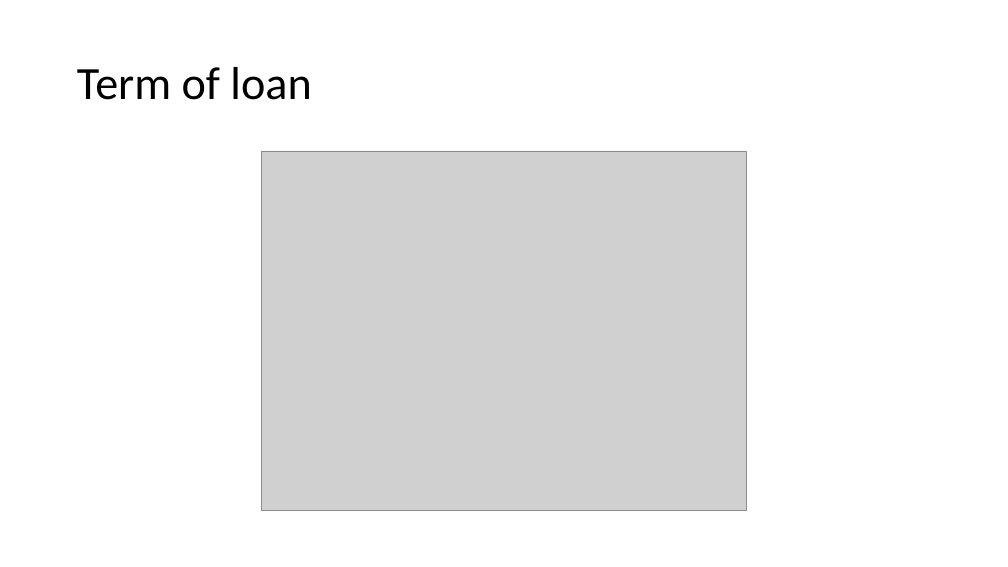
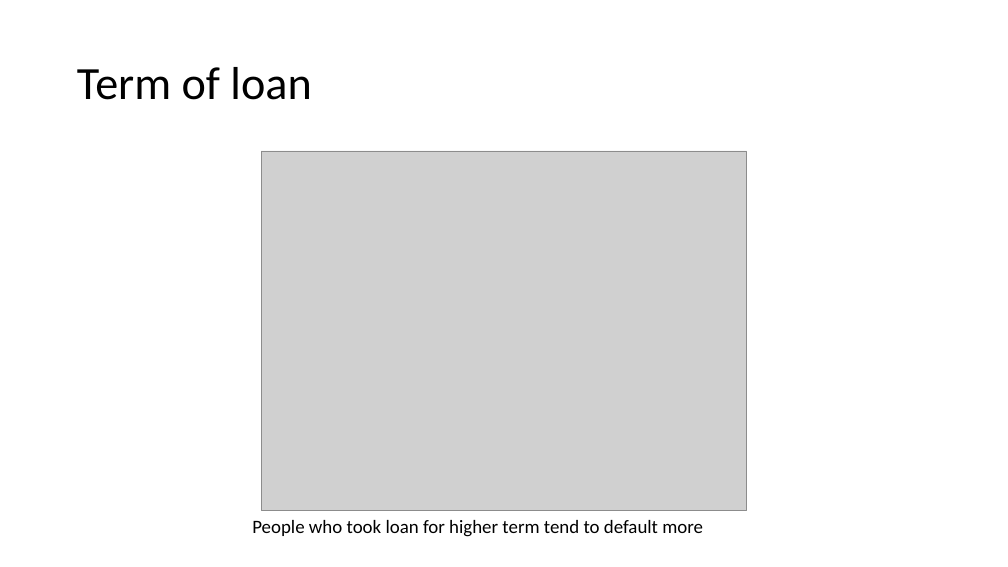
Before and after one commit to vjereme/Lending_Club_CaseStudy, a slide deck: slide 13 of Lending_Club_CaseStudy_Syed_Jereme.pptx (slide 15 before the commit). Drawn at 1008x567 pixels with LibreOffice and Linux fonts; fonts in the diff are those of the drawing; grey boxes stand for pictures. Boxes give left, top, right and bottom in pixels: in the first picture for what was removed or moved away, otherwise in the second. Text is boxed around its words. In the diff, an @@ line names an element or a change of style, - is before the commit and + after.

```diff
--- a/Lending_Club_CaseStudy_Syed_Jereme.pptx
+++ b/Lending_Club_CaseStudy_Syed_Jereme.pptx
@@ text added at [252, 520, 703, 537], 18 pt, text #000000 @@
+People who took loan for higher term tend to default more
```
Also in this commit, not shown: 8 other slides changed, 10 slides added, 3 slides removed.
